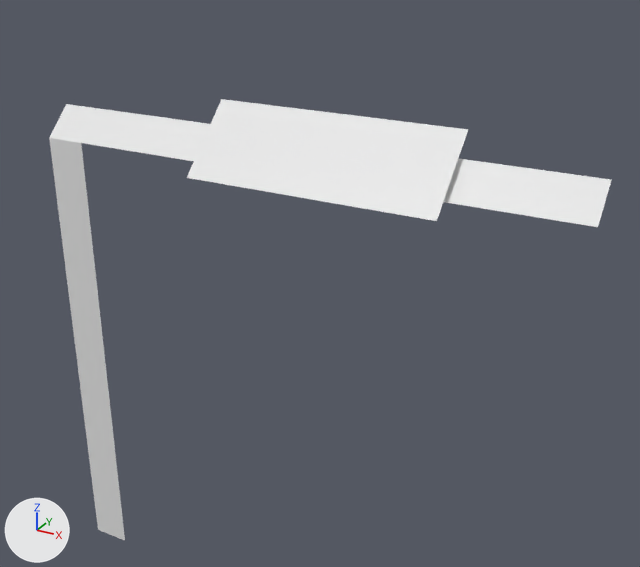
What one commit did to the Blender file Assets/3D/Map/LampuMerah.blend.
The view is the same before and after, from a 50 mm camera at (7.74, -7.64, 6.13) aimed at (3.21, 0.6, 2.01). Arrows for +X, +Y and +Z are at lower left; the lights stay in place.
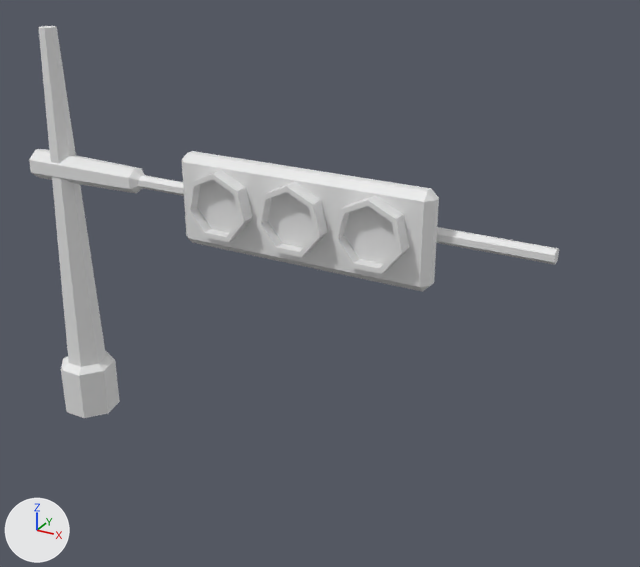
Pixel boxes [x1, y1, x2, y2] of what changed, in the pictures (640 x 567 px):
'Cube.002', reshaped, moved, turned, modifiers changed: before [187, 99, 468, 221]; after [182, 151, 439, 292]
'Cube', deleted: before [49, 104, 611, 541]
'Cylinder', added: after [39, 26, 120, 418]
'Cylinder.002', added: after [186, 170, 409, 274]
'Cylinder.001', added: after [29, 149, 559, 265]
part 1 of me_cube_003, added: after [182, 151, 439, 292]

Diff of the bpy script that builds the scene:
```diff
--- a/Assets/3D/Map/LampuMerah.blend.py
+++ b/Assets/3D/Map/LampuMerah.blend.py
@@ me_cube_003 @@
 me_cube_003.from_pydata(...)  # 4 vertices, 1 face; spans x 0.0, y -0.51..0.51, z -1.46..1.45
 # used by ob_cube_002; location = (3.43, 0.18, 3.67); rotation_euler = (1.571, 0.785, 1.571), in degrees (90, 45, 90)
 # verts and faces of me_cube_003; kept vertices keep their numbers, new ones are numbered from 4
 # before: 0 (0.0, -0.51, -1.46) at pixel (186, 177), 1 (0.0, 0.51, -1.46) at pixel (221, 99), 2 (0.0, -0.51, 1.45) at pixel (436, 221), 3 (0.0, 0.51, 1.45) at pixel (468, 129)
+# me_cube_003 part 1
+for new, old in zip([*range(4, 8)], [*range(0, 4)]): verts[new] = verts[old] + (-0.25, 0.0, 0.0)
+faces += [(4, 6, 7, 5), (0, 2, 6, 4), (0, 4, 5, 1), (1, 5, 7, 3), (2, 3, 7, 6)]
 me_cube_003.materials.append(mat_dasar)
@@ me_cylinder_002 @@
+me_cylinder_002.from_pydata(...)  # 28 vertices, 23 faces; spans x -0.368..0.368, y -0.34..0.377, z -0.114..0.195
@@ me_cylinder_001 @@
+me_cylinder_001.from_pydata(...)  # 28 vertices, 23 faces; spans x -0.18..0.18, y -0.17..0.18, z -0.39..6.0
@@ me_cylinder @@
+me_cylinder.from_pydata(...)  # 28 vertices, 23 faces; spans x -0.36..0.36, y -0.33..0.36, z -1.16..3.81
@@ ob_cube @@
-ob_cube = bpy.data.objects.new('Cube', me_cube)
-ob_cube.location = (0.86, 0.24, 0.16)
@@ ob_cube_002 @@
 ob_cube_002 = bpy.data.objects.new('Cube.002', me_cube_003)
-ob_cube_002.location = (3.43, 0.18, 3.67)
-ob_cube_002.rotation_euler = (1.571, 0.785, 1.571)  # degrees (90, 45, 90)
+ob_cube_002.location = (3.43, -0.08, 3.1)
+ob_cube_002.rotation_euler = (1.571, 0.0, 1.571)  # degrees (90, 0, 90)
+_m = ob_cube_002.modifiers.new('Bevel', 'BEVEL')
+_m.width = 0.08
+_m.width_pct = 0.08
@@ ob_cylinder_002 @@
+ob_cylinder_002 = bpy.data.objects.new('Cylinder.002', me_cylinder_002)
+ob_cylinder_002.location = (2.55, -0.3, 3.14)
+ob_cylinder_002.rotation_euler = (1.571, 0.0, 0.0)  # degrees (90, 0, 0)
+_m = ob_cylinder_002.modifiers.new('Array', 'ARRAY')
+_m.count = 3
+_m.relative_offset_displace = (1.2, 0.0, 0.0)
@@ ob_cylinder_001 @@
+ob_cylinder_001 = bpy.data.objects.new('Cylinder.001', me_cylinder_001)
+ob_cylinder_001.location = (0.0, 0.0, 3.1)
+ob_cylinder_001.rotation_euler = (0.0, 1.571, 0.0)  # degrees (0, 90, 0)
@@ ob_cylinder @@
+ob_cylinder = bpy.data.objects.new('Cylinder', me_cylinder)
+ob_cylinder.location = (0.0, 0.0, 0.94)
```
